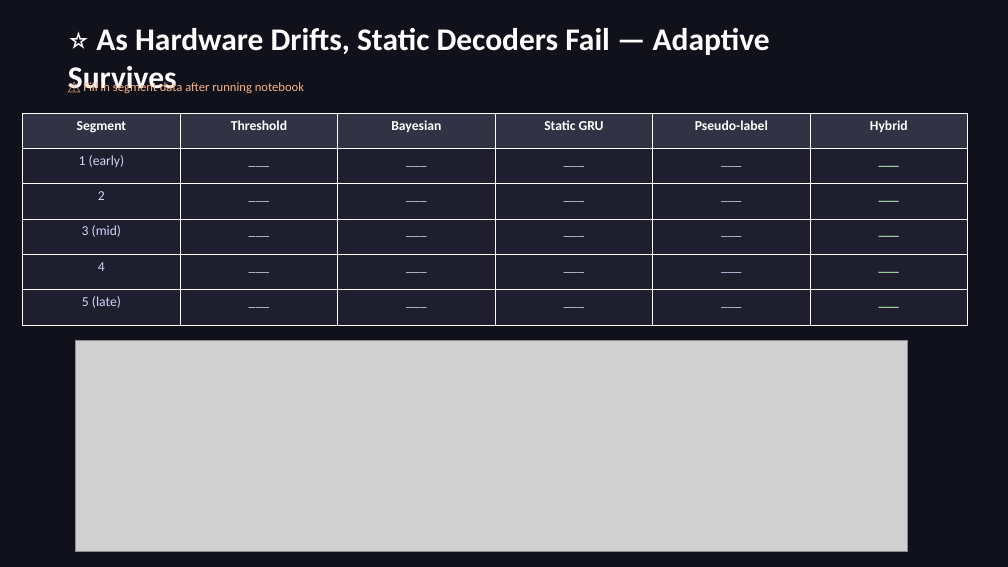
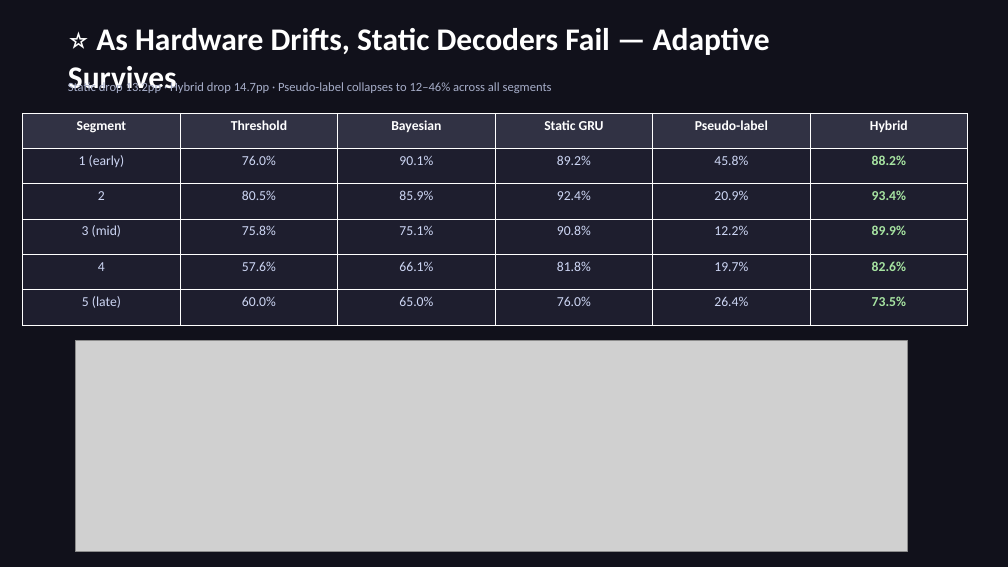
Before and after one commit to pkarakala/cqec-ml-decoder, a slide deck: slide 12 of presentation/adaptive_qec_slides.pptx. Drawn at 1008x567 pixels with LibreOffice and Linux fonts; fonts in the diff are those of the drawing; grey boxes stand for pictures. Boxes give left, top, right and bottom in pixels: in the first picture for what was removed or moved away, otherwise in the second. Text is boxed around its words. In the diff, an @@ line names an element or a change of style, - is before the commit and + after.

```diff
--- a/presentation/adaptive_qec_slides.pptx
+++ b/presentation/adaptive_qec_slides.pptx
@@ text at box(68, 81, 552, 93): text changed; text colour #FAB387 to #A6ADC8 @@
-⚠️ Fill in segment data after running notebook
+Static drop 13.2pp · Hybrid drop 14.7pp · Pseudo-label collapses to 12–46% across all segments
@@ table at box(23, 113, 966, 325) @@
-row 2: 1 (early) | ___ | ___ | ___ | ___ | ___
+row 2: 1 (early) | 76.0% | 90.1% | 89.2% | 45.8% | 88.2%
-row 3: 2 | ___ | ___ | ___ | ___ | ___
+row 3: 2 | 80.5% | 85.9% | 92.4% | 20.9% | 93.4%
-row 4: 3 (mid) | ___ | ___ | ___ | ___ | ___
+row 4: 3 (mid) | 75.8% | 75.1% | 90.8% | 12.2% | 89.9%
-row 5: 4 | ___ | ___ | ___ | ___ | ___
+row 5: 4 | 57.6% | 66.1% | 81.8% | 19.7% | 82.6%
-row 6: 5 (late) | ___ | ___ | ___ | ___ | ___
+row 6: 5 (late) | 60.0% | 65.0% | 76.0% | 26.4% | 73.5%
```
Also in this commit, not shown: 6 other slides changed, 20 other files.
